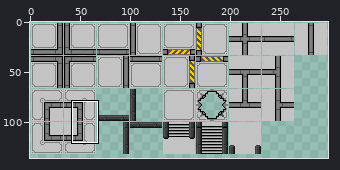
Sprite sheet: Assets/Resources/Textures/Tiles/gameTiles01.png. The first picture is a wide view before the edit; the outline marks the close-up.
Close-up. Before the edit:
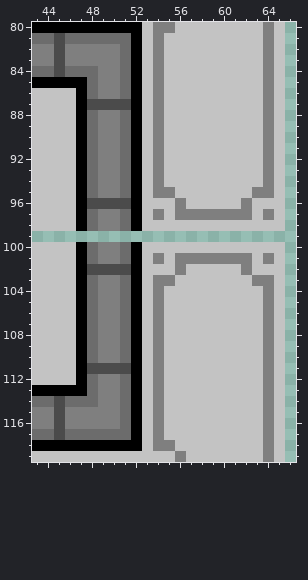
The file is 298x166 pixels. Colours within 5 levels of each other are drawn and written as one. Shown: x 43..66, y 80..119. The wide view leaves out empty margins. The commit also changed other parts of the picture, which this record leaves out.
After:
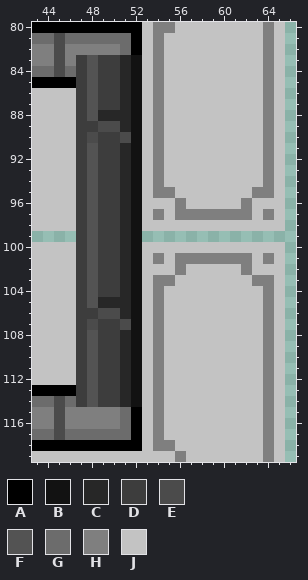
Palette (. is transparent): A #000000  B #121212  C #272727  D #3d3d3d  E #4b4b4b  F #535353  G #6c6c6c  H #7f7f7f  J #c3c3c3
What changed:
Colour B is added in row 99 at x 52.
Colour B replaces colour A in rows 83 to 98 at x 52; in rows 100 to 114 at x 52.
Colour C is added in row 99 at x 51.
Colour C replaces colour E in row 87 at x 51; in row 96 at x 51; in row 102 at x 51; in row 111 at x 51.
Colour C replaces colour G in rows 83 to 86 at x 51; in rows 88 to 89 at x 51; in rows 91 to 95 at x 51; in rows 97 to 98 at x 51; in rows 100 to 101 at x 51; in rows 103 to 106 at x 51.
Colour C replaces colour G in rows 108 to 110 at x 51; in rows 112 to 114 at x 51.
Colour C replaces colour H in row 88 at x 49 to 50; in row 105 at x 49 to 50.
Colour D is added in row 99 at x 47 and 49 to 50.
Colour D replaces colour A in rows 85 to 98 at x 47; in rows 100 to 113 at x 47.
Colour D replaces colour E in row 87 at x 49 to 50; in row 96 at x 49 to 50; in row 102 at x 49 to 50; in row 111 at x 49 to 50.
Colour D replaces colour G in row 84 at x 47; in row 89 at x 48; in row 106 at x 48; in row 114 at x 47.
Colour D replaces colour H in row 83 at x 47 and 49 to 50; in rows 84 to 86 at x 49 to 50; in rows 90 to 95 at x 49 to 50; in rows 97 to 98 at x 49 to 50; in rows 100 to 101 at x 49 to 50; in rows 103 to 104 at x 49 to 50.
Colour D replaces colour H in rows 107 to 110 at x 49 to 50; in rows 112 to 114 at x 49 to 50.
Colour E replaces colour G in row 90 at x 48 and 51; in row 107 at x 48 and 51.
Colour E replaces colour H in row 89 at x 49 to 50; in row 106 at x 49 to 50.
Colour F is added in row 99 at x 48.
Colour F replaces colour E in row 87 at x 48; in row 96 at x 48; in row 102 at x 48; in row 111 at x 48.
Colour F replaces colour G in rows 84 to 86 at x 48; in row 88 at x 48; in rows 91 to 95 at x 48; in rows 97 to 98 at x 48; in rows 100 to 101 at x 48; in rows 103 to 105 at x 48.
Colour F replaces colour G in rows 108 to 110 at x 48; in rows 112 to 114 at x 48.
Colour F replaces colour H in row 83 at x 48.
Where, in picture pixels (left, top, right, bottom), the same in both close-ups:
changed: (76, 55, 142, 407)
